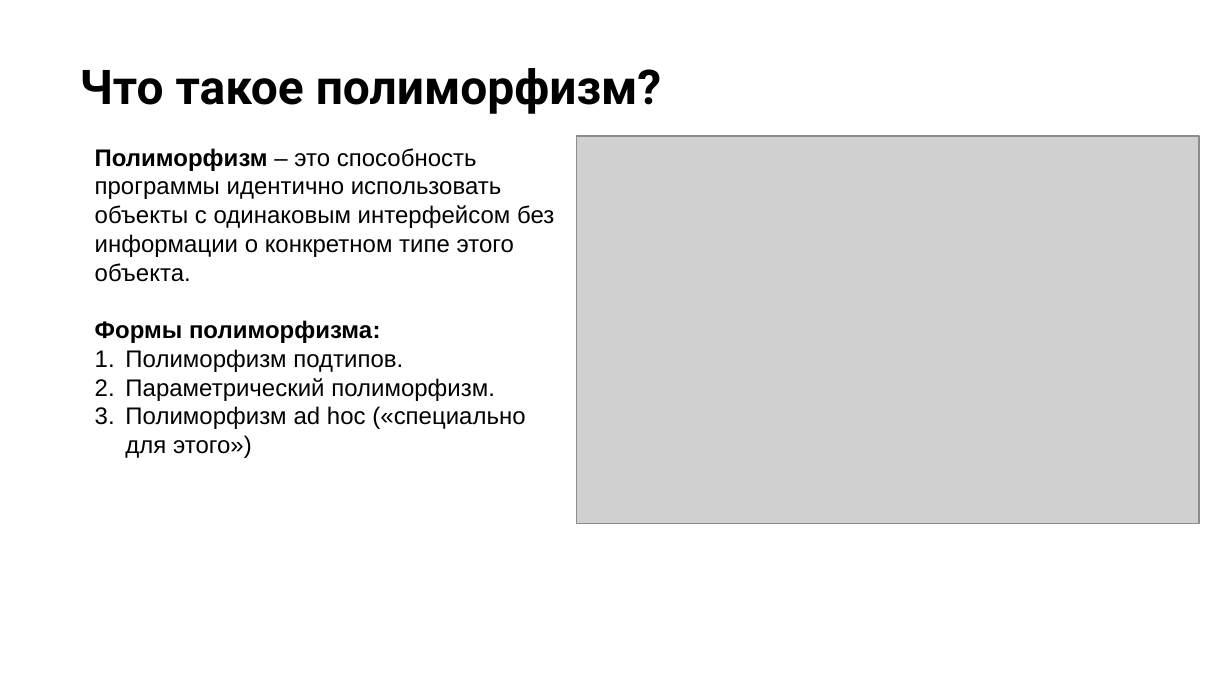
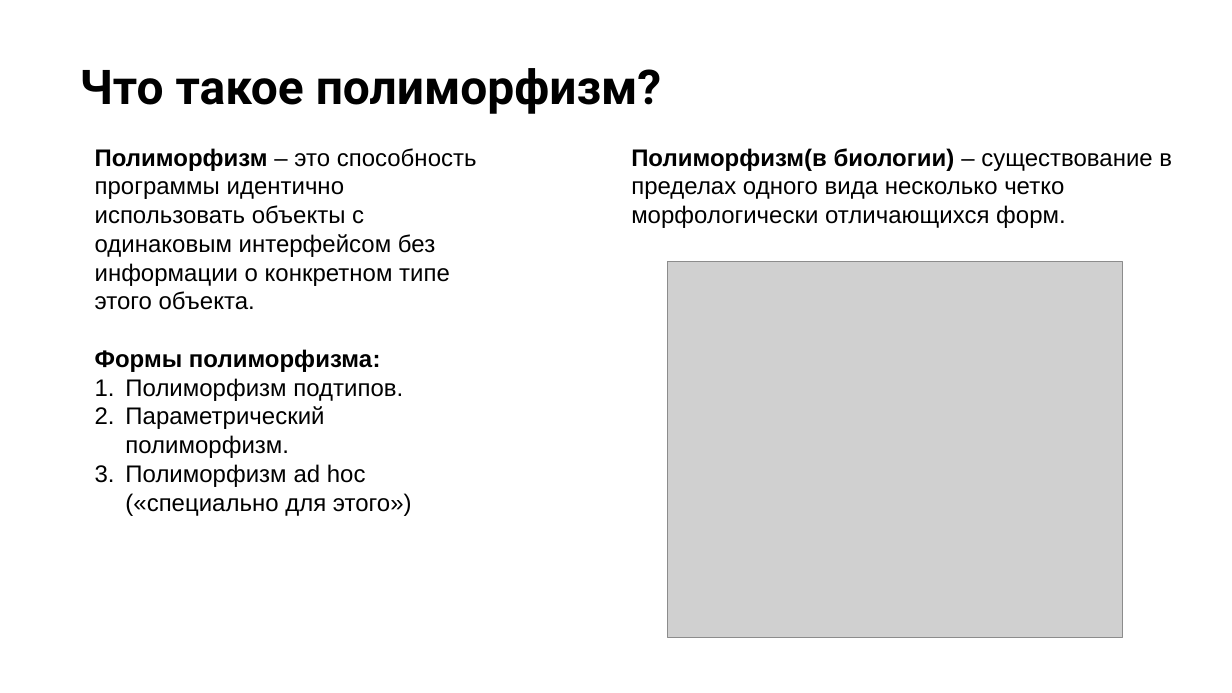
Before and after one commit to NilovPavel/OOP, a slide deck: slide 20 of ООПp.2.pptx. Drawn at 1232x693 pixels with LibreOffice and Linux fonts; fonts in the diff are those of the drawing; grey boxes stand for pictures; background and template pictures are left out. Boxes give left, top, right and bottom in pixels: in the first picture for what was removed or moved away, otherwise in the second. Text is boxed around its words. In the diff, an @@ line names an element or a change of style, - is before the commit and + after.

```diff
--- a/ООПp.2.pptx
+++ b/ООПp.2.pptx
@@ text "Полиморфизм – это способность программы ..." rewrapped from (x1=95, y1=148, x2=554, y2=458) to (x1=95, y1=148, x2=477, y2=516) @@
@@ picture removed at (x1=577, y1=136, x2=1199, y2=522) @@
@@ text added at (x1=631, y1=148, x2=1172, y2=228), 14 pt, text #000000 @@
+Полиморфизм(в биологии) – существование в пределах одного вида несколько четко морфологически отличающихся форм.
@@ picture added at (x1=668, y1=261, x2=1122, y2=637) @@
```
Also in this commit, not shown: 7 other slides changed, 4 slides added, 2 slides removed, 2 other files.
